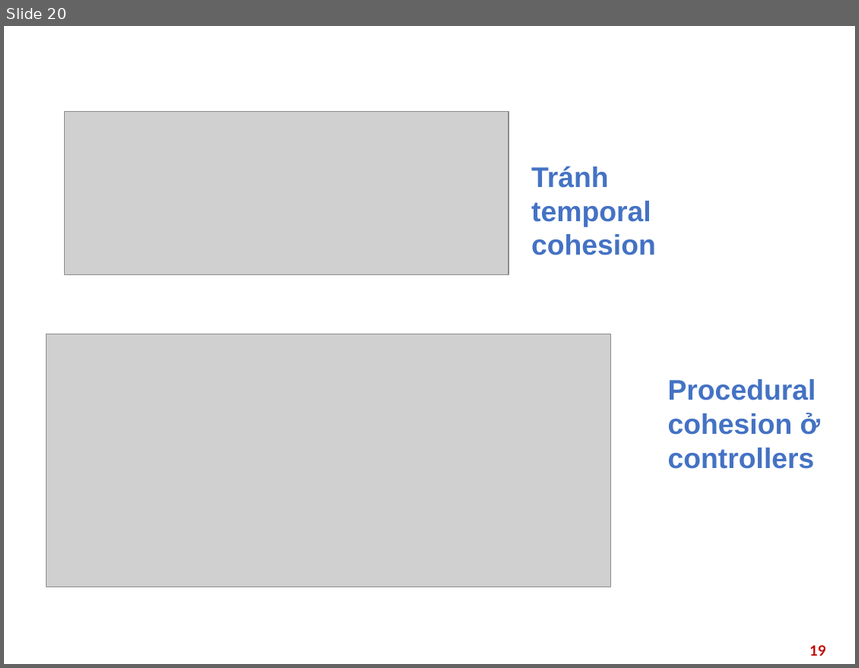
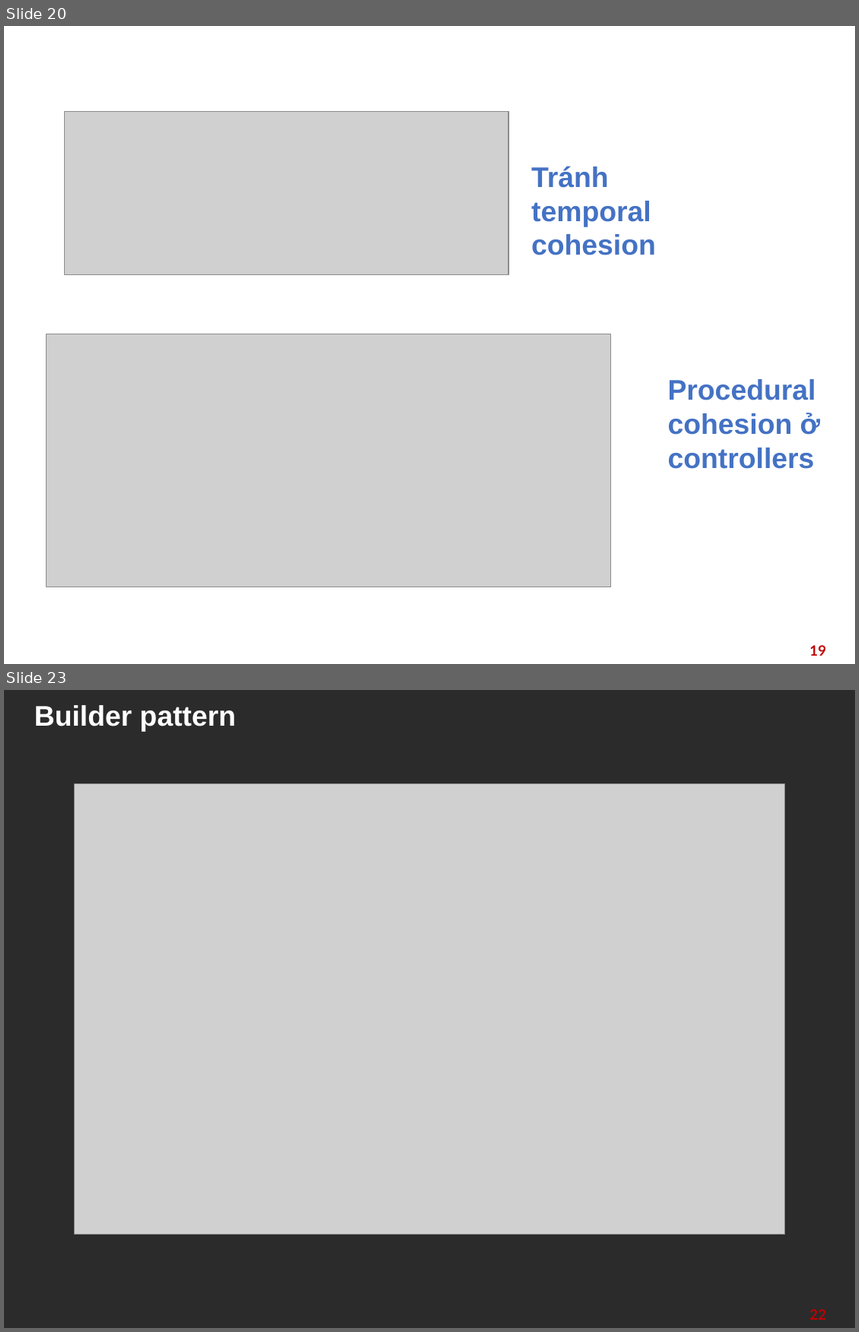
Before and after one commit to Tahuubinh/Capstone_TKXDPM.20221_Group-7-, a slide deck: Report/Báo cáo bài tập lớn.pptx. Shown one above the other, each under a label of ours: slide 20 before the commit, slides 20 and 23 after it; the slides between them are not shown. The pictures are 859x668 and 859x1332 pixels, drawn with LibreOffice and Linux fonts; fonts in the diff are those of the drawing; grey boxes stand for pictures; background and template pictures are left out; a plain dark background stands for a picture behind light text. Boxes give left, top, right and bottom in pixels: in the first picture for what was removed or moved away, otherwise in the second. Text is boxed around its words. In the diff, an @@ line names an element or a change of style, - is before the commit and + after.

Commit message:
add design pattern

```diff
--- a/Report/Báo cáo bài tập lớn.pptx
+++ b/Report/Báo cáo bài tập lớn.pptx
@@ slide 23 added at <box>4,690,855,1328</box>, background picture (left out) @@
@@ title added at <box>34,705,236,732</box>, 24 pt, text #FFFFFF, bold @@
+Builder pattern
@@ picture added at <box>74,783,785,1234</box> @@
@@ page number added at <box>810,1309,826,1320</box>, 12 pt, text #C00000, bold @@
+22
```
Also in this commit, not shown: 2 slides changed, 3 other slides added, 4 other files.
